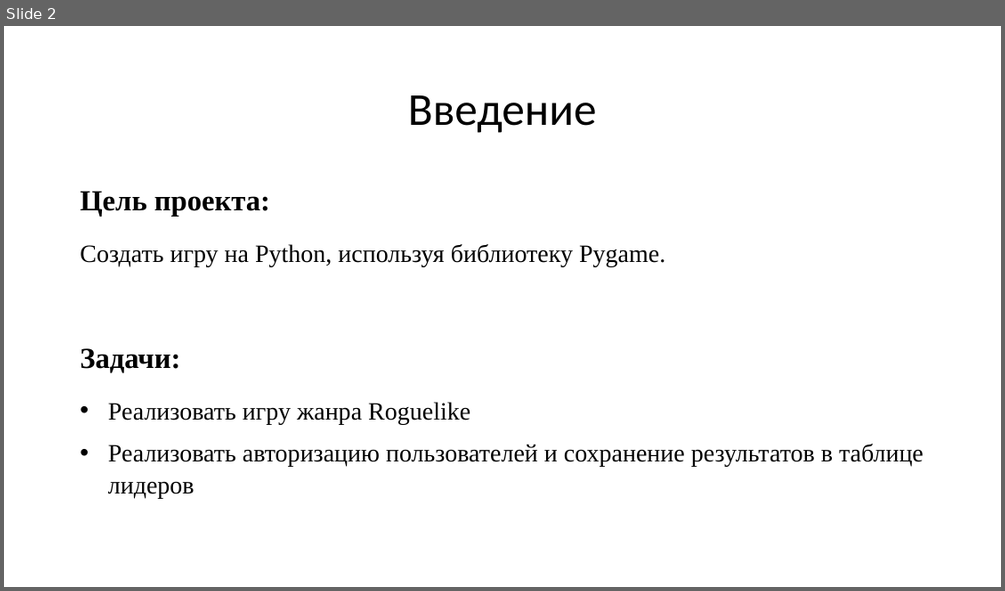
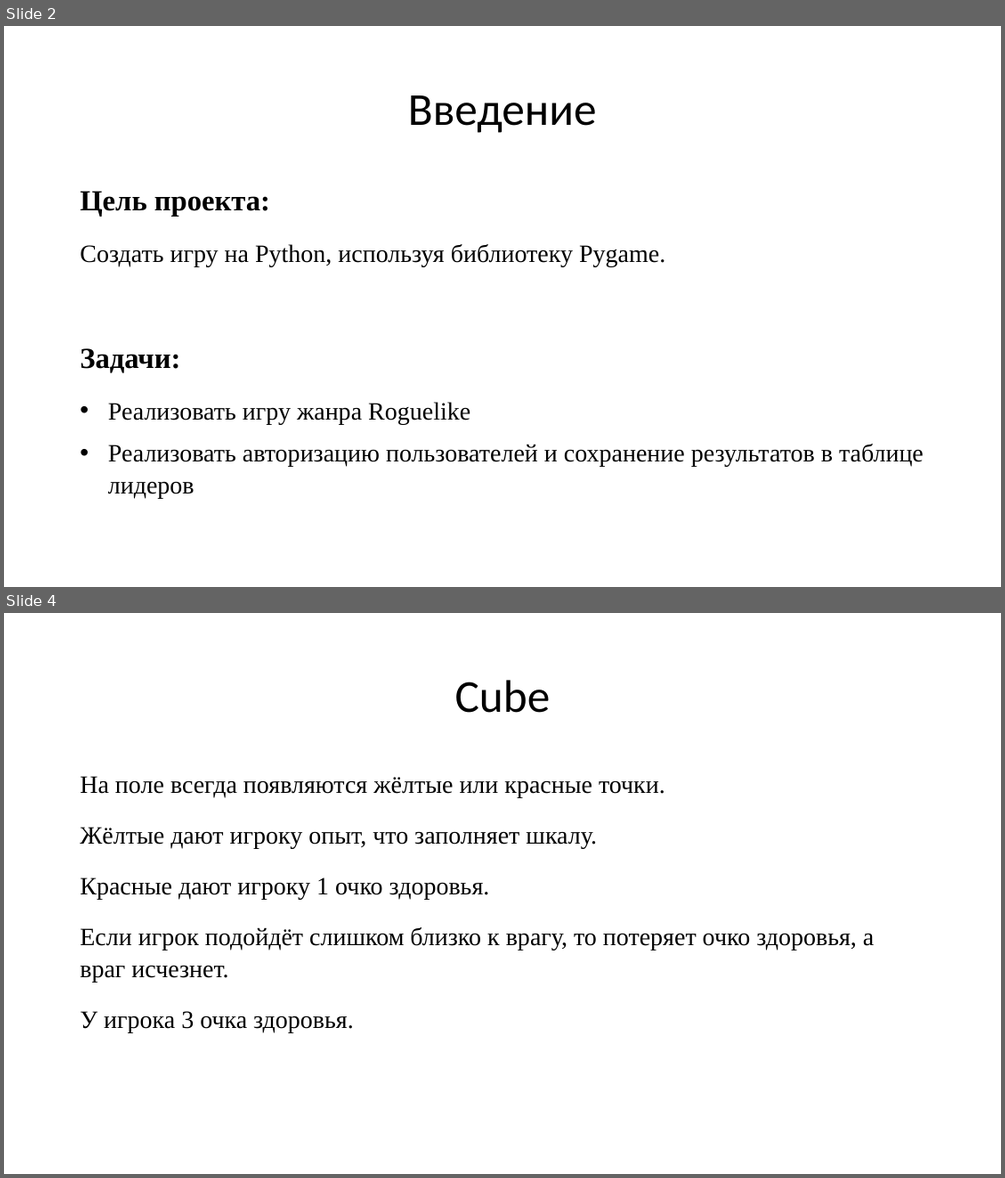
Before and after one commit to LeonKorolev2304/Cube, a slide deck: Презентация.pptx. Shown one above the other, each under a label of ours: slide 2 before the commit, slides 2 and 4 after it; the slides between them are not shown. The pictures are 1005x591 and 1005x1178 pixels, drawn with LibreOffice and Linux fonts; fonts in the diff are those of the drawing. Boxes give left, top, right and bottom in pixels: in the first picture for what was removed or moved away, otherwise in the second. Text is boxed around its words. In the diff, an @@ line names an element or a change of style, - is before the commit and + after.

```diff
--- a/Презентация.pptx
+++ b/Презентация.pptx
@@ slide 4 added at (x1=4, y1=613, x2=1001, y2=1174), background #FFFFFF @@
@@ title added at (x1=455, y1=680, x2=550, y2=713), 44 pt, text #000000 @@
+Cube
@@ text added at (x1=80, y1=776, x2=874, y2=1032), 24 pt, text #000000 @@
+На поле всегда появляются жёлтые или красные точки.
+Жёлтые дают игроку опыт, что заполняет шкалу.
+Красные дают игроку 1 очко здоровья.
+Если игрок подойдёт слишком близко к врагу, то потеряет очко здоровья, а враг исчезнет.
+У игрока 3 очка здоровья.
```
Also in this commit, not shown: 3 slides changed, 1 other slide added, 10 other files.
